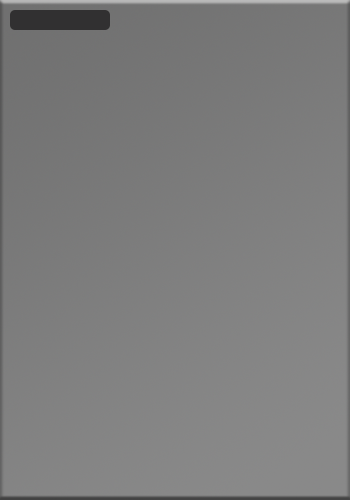
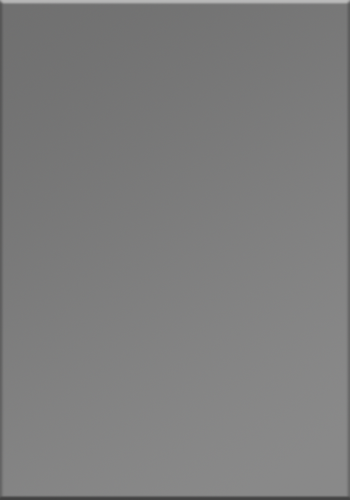
Two versions of the same layered image (350 × 500). Layer-by-layer changes:
removed layer "Rounded Rectangle 1" over <box>10,10,110,30</box>
